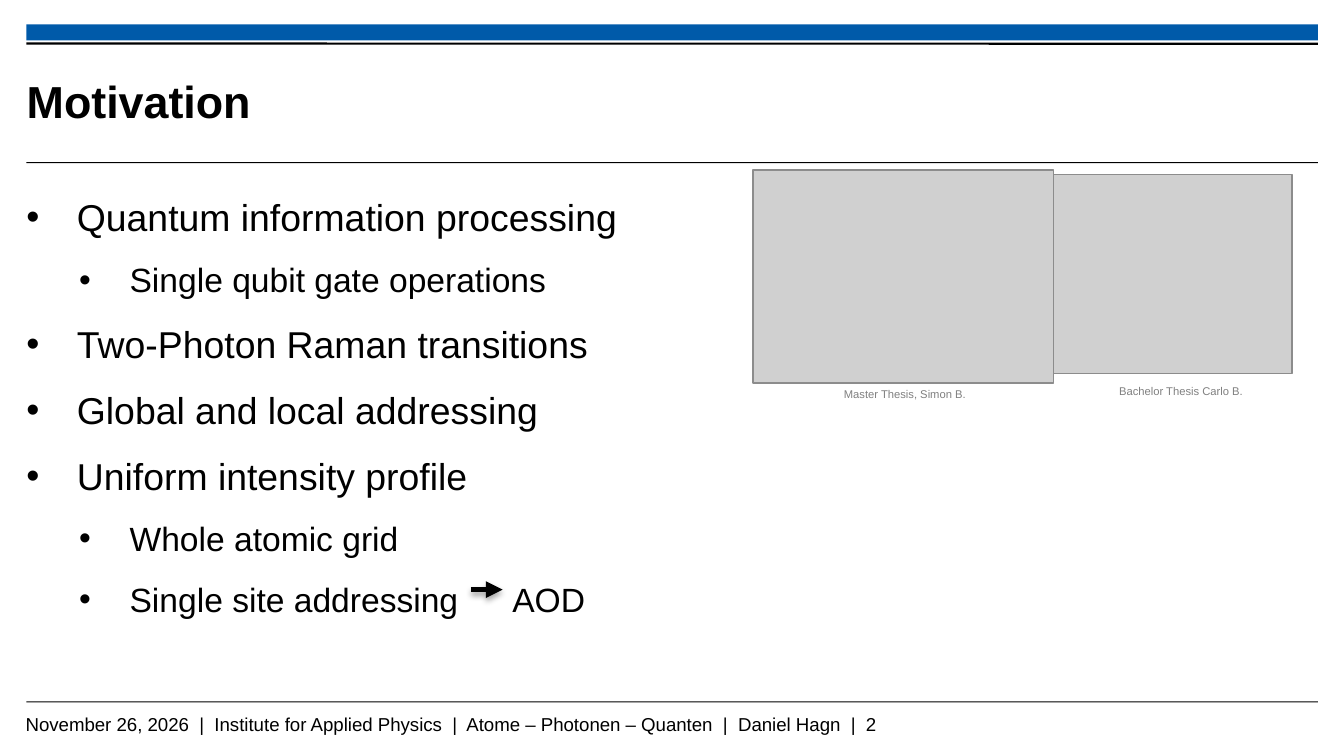
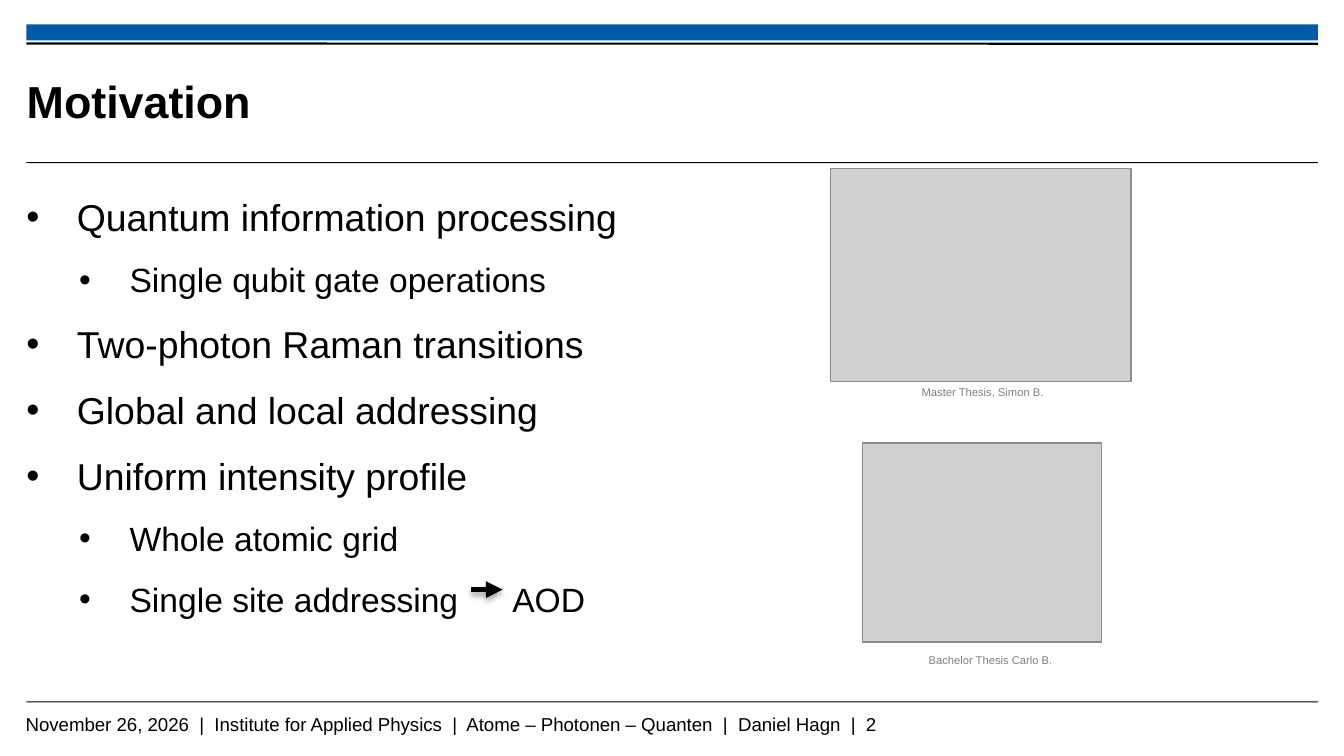
Before and after one commit to Daniel-Hagn-physik/Masterthesis_Backup, a slide deck: slide 2 of Hagn_Daniel_Mastervortrag.pptx. Drawn at 1344x756 pixels with LibreOffice and Linux fonts; fonts in the diff are those of the drawing; grey boxes stand for pictures; background and template pictures are left out. Boxes give left, top, right and bottom in pixels: in the first picture for what was removed or moved away, otherwise in the second. Text is boxed around its words. In the diff, an @@ line names an element or a change of style, - is before the commit and + after.

```diff
--- a/Hagn_Daniel_Mastervortrag.pptx
+++ b/Hagn_Daniel_Mastervortrag.pptx
@@ picture: place and size @@
-picture at [753, 169, 1054, 383]
+picture at [831, 168, 1132, 382]
@@ text at [77, 331, 583, 365]: text changed @@
-• Two-Photon Raman transitions
+• Two-photon Raman transitions
@@ text "Master Thesis, Simon B.": place and size @@
-text "Master Thesis, Simon B." at [844, 390, 966, 399]
+text "Master Thesis, Simon B." at [922, 388, 1044, 397]
@@ picture: place and size @@
-picture at [1052, 175, 1292, 374]
+picture at [863, 444, 1102, 642]
@@ text "Bachelor Thesis Carlo B.": place and size @@
-text "Bachelor Thesis Carlo B." at [1119, 387, 1243, 395]
+text "Bachelor Thesis Carlo B." at [929, 656, 1053, 664]
```
Also in this commit, not shown: 7 other slides changed, 3 slides added.
